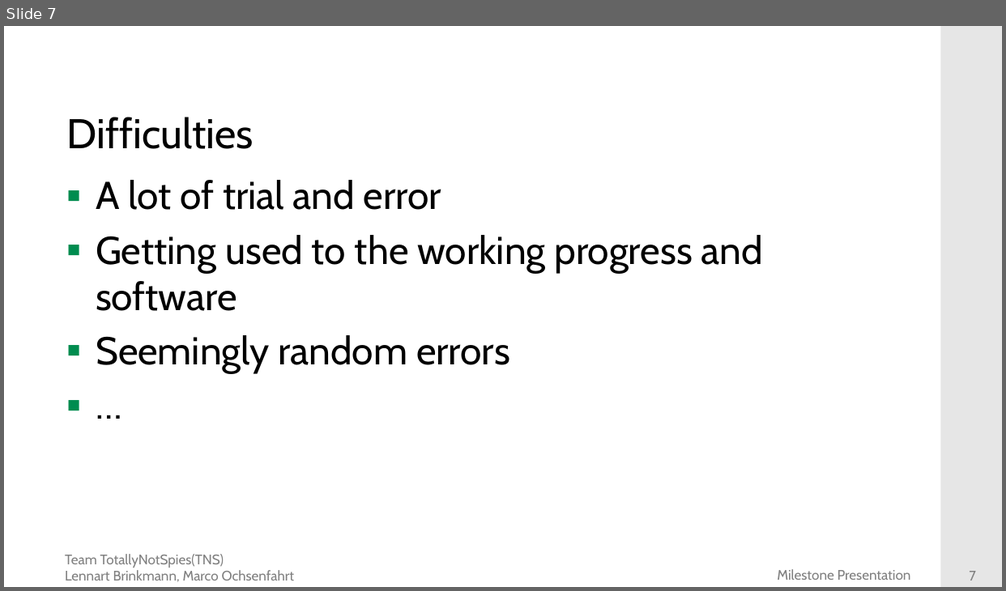
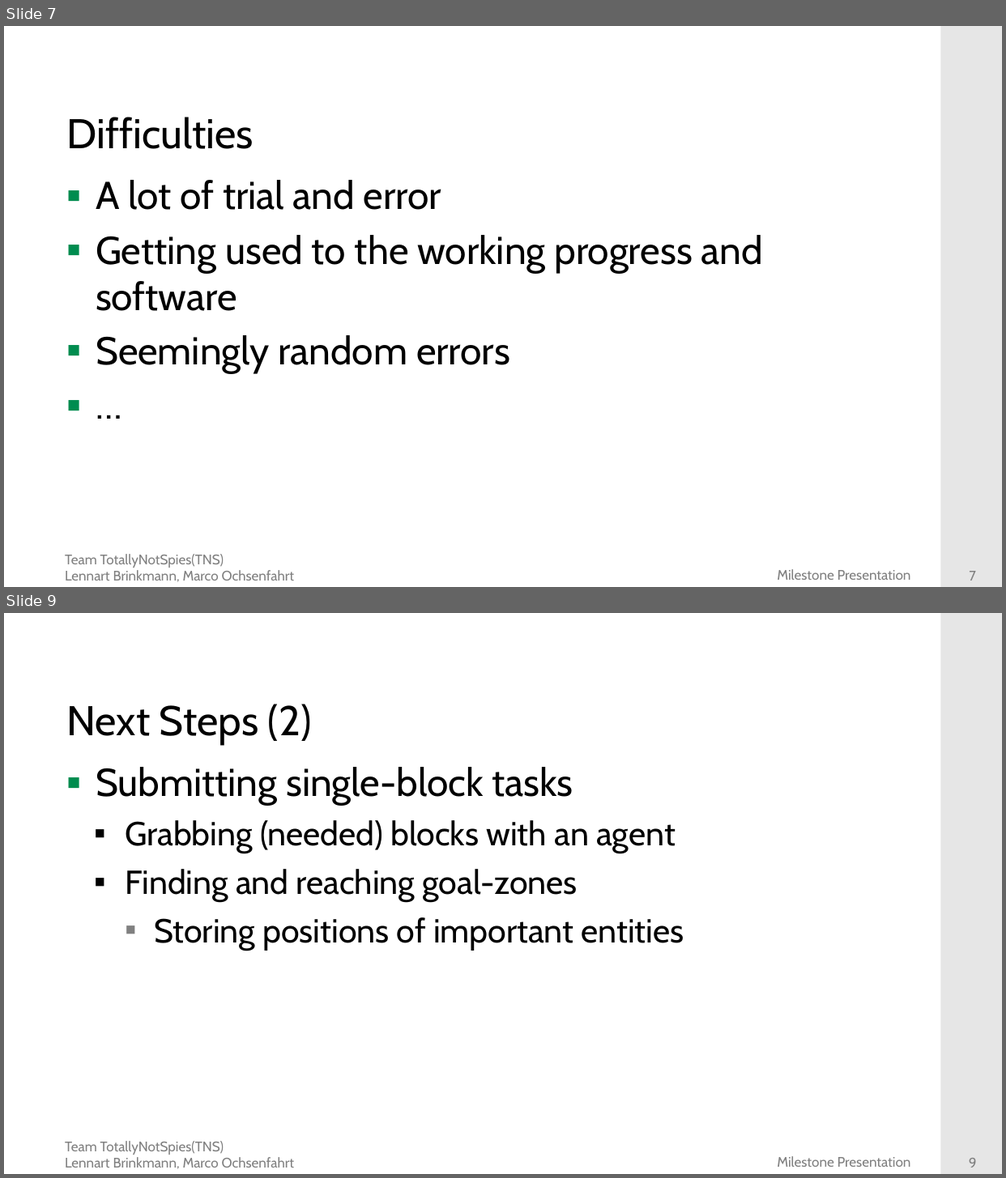
Before and after one commit to DieMango/PiB_Bri_Och, a slide deck: Milestone1 Presentation.pptx. Shown one above the other, each under a label of ours: slide 7 before the commit, slides 7 and 9 after it; the slides between them are not shown. The pictures are 1006x591 and 1006x1178 pixels, drawn with LibreOffice and Linux fonts; fonts in the diff are those of the drawing; background and template pictures are left out. Boxes give left, top, right and bottom in pixels: in the first picture for what was removed or moved away, otherwise in the second. Text is boxed around its words. In the diff, an @@ line names an element or a change of style, - is before the commit and + after.

```diff
--- a/Milestone1 Presentation.pptx
+++ b/Milestone1 Presentation.pptx
@@ slide 9 added at (4, 613, 1002, 1174), background #FFFFFF; not listed: 4 template elements that a slide beside it also shows @@
@@ title added at (66, 704, 312, 744), 30 pt, text #000000 @@
+Next Steps (2)
@@ text added at (96, 767, 684, 950), 24 pt, text #000000 @@
+▪ Submitting single-block tasks
+  ▪ Grabbing (needed) blocks with an agent
+  ▪ Finding and reaching goal-zones
+    ▪ Storing positions of important entities
```
Also in this commit, not shown: 2 slides changed.
